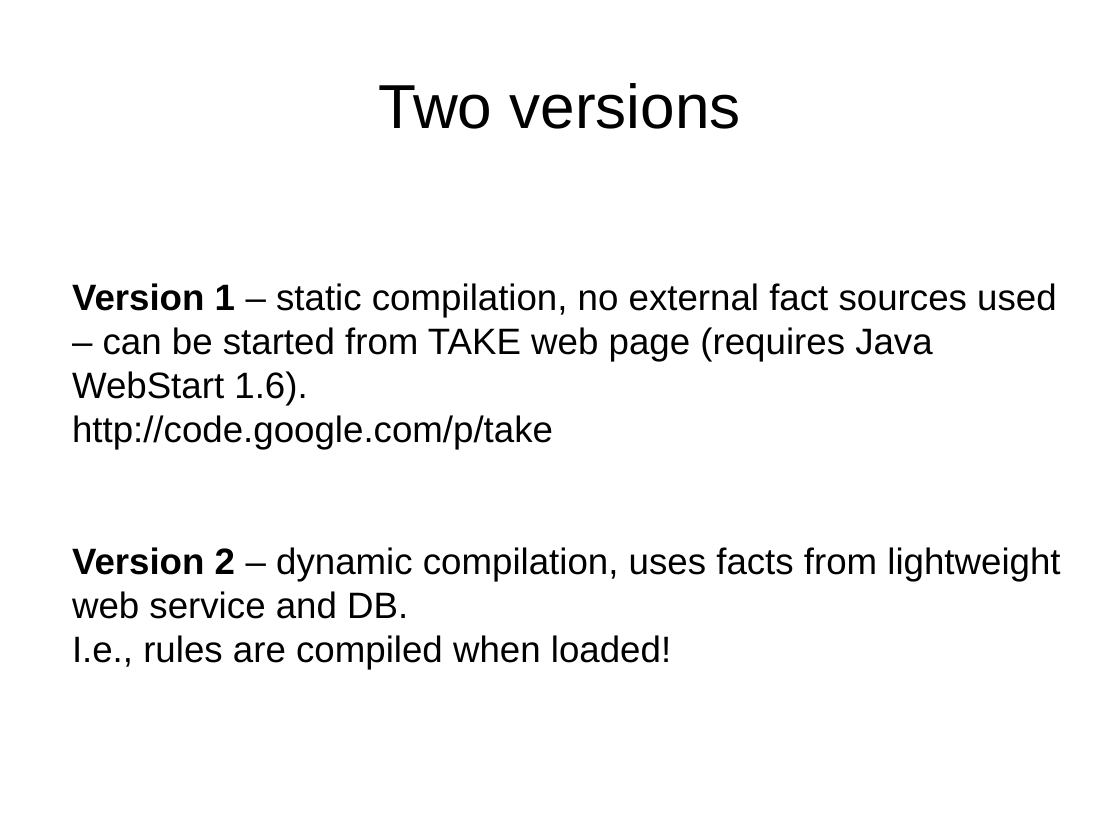
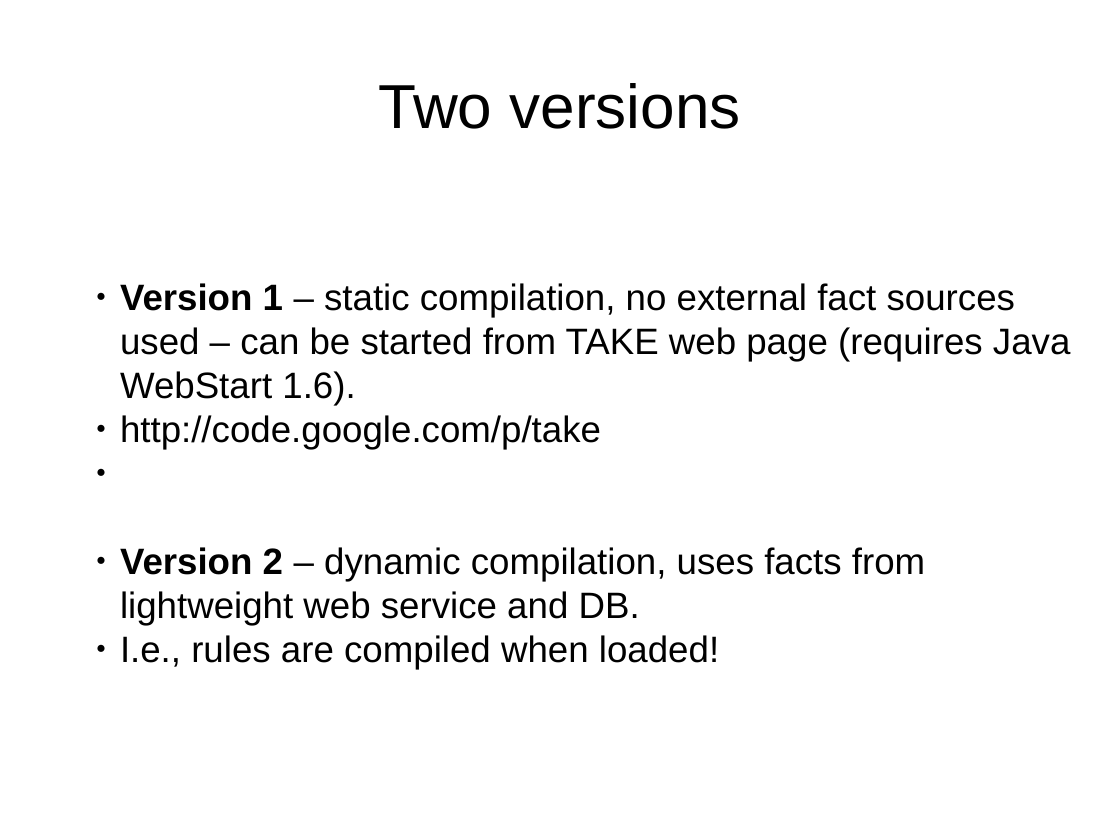
Before and after one commit to Koulio/take, a slide deck: slide 2 of RuleML2007_challenge/presentation/challenge.odp. Drawn at 1120x840 pixels with LibreOffice and Linux fonts; fonts in the diff are those of the drawing. Boxes give left, top, right and bottom in pixels: in the first picture for what was removed or moved away, otherwise in the second. Text is boxed around its words. In the diff, an @@ line names an element or a change of style, - is before the commit and + after.

```diff
--- a/RuleML2007_challenge/presentation/challenge.odp
+++ b/RuleML2007_challenge/presentation/challenge.odp
@@ subtitle "Version 1 – static compilation, ..." at (120,283,1071,670): bullet none to ●; list level 1 to 2 in "Version 1 – static compilation, ..."; list level 1 to 2 in "http://code.google.com/p/take"; list level 1 to 2 in "Version 2 – dynamic compilation, ..."; list level 1 to 2 in "I.e., rules are compiled when ..." @@
```
Also in this commit, not shown: 10 other slides changed, 1 other file.
